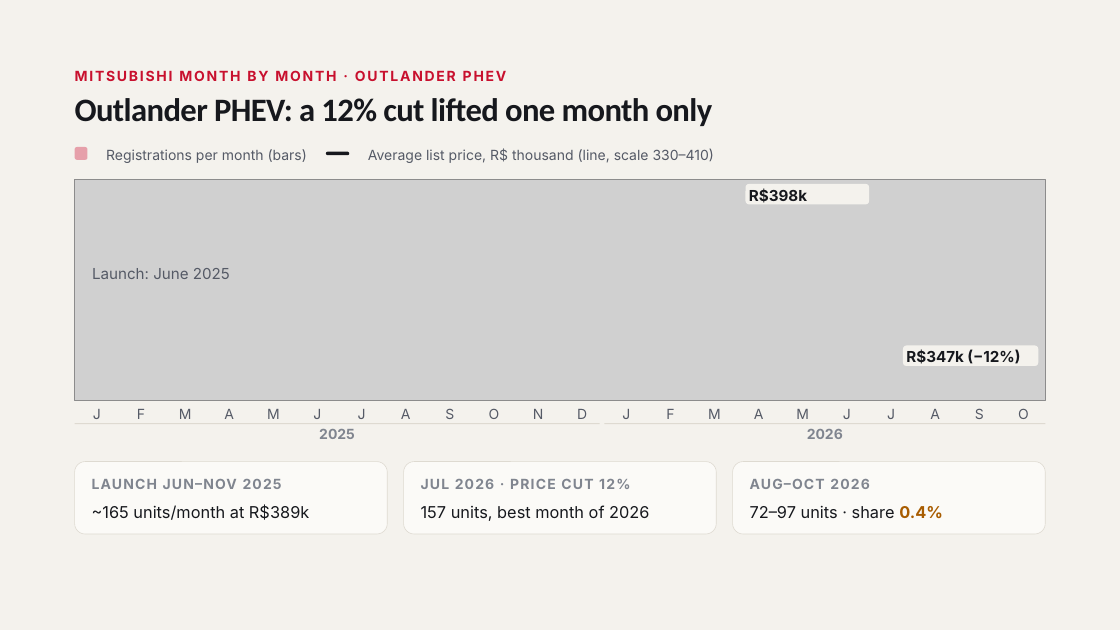
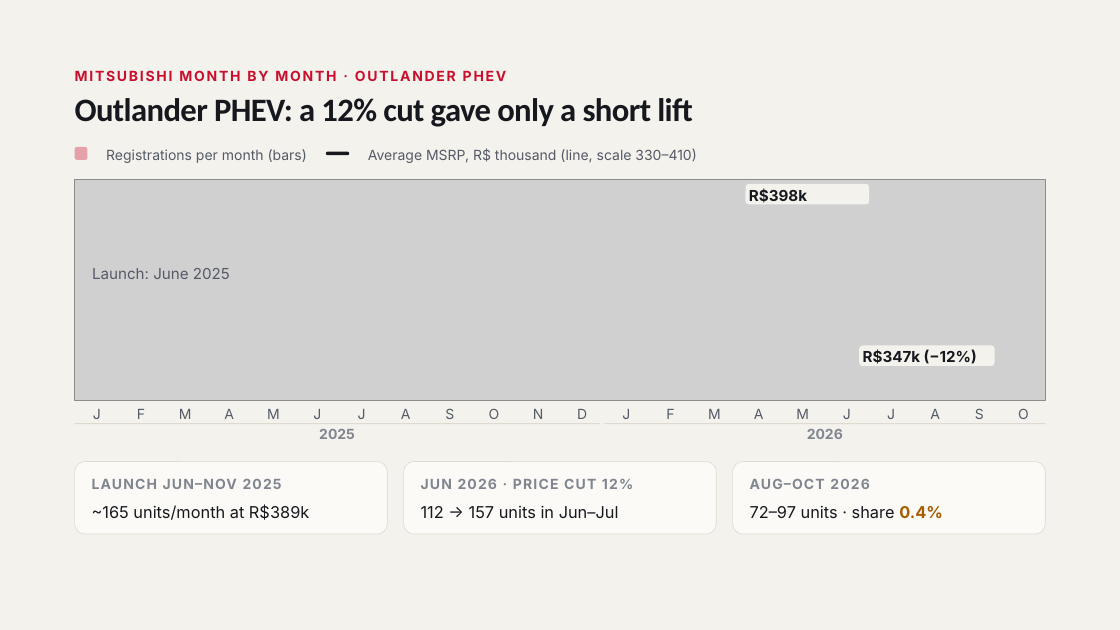
Before and after one commit to FLeone2/mercado-atlas, a slide deck: slide 39 of Mitsubishi_Brazil_Market_Network_Nov2026.pptx. Drawn at 1120x630 pixels with LibreOffice and Linux fonts; fonts in the diff are those of the drawing; grey boxes stand for pictures. Boxes give left, top, right and bottom in pixels: in the first picture for what was removed or moved away, otherwise in the second. Text is boxed around its words. In the diff, an @@ line names an element or a change of style, - is before the commit and + after.

```diff
--- a/Mitsubishi_Brazil_Market_Network_Nov2026.pptx
+++ b/Mitsubishi_Brazil_Market_Network_Nov2026.pptx
@@ text at <box>75,98,693,127</box>: text changed @@
-Outlander PHEV: a 12% cut lifted one month only
+Outlander PHEV: a 12% cut gave only a short lift
@@ text at <box>368,148,696,163</box>: text changed @@
-Average list price, R$ thousand (line, scale 330–410)
+Average MSRP, R$ thousand (line, scale 330–410)
@@ rounded rectangle: place and size @@
-rounded rectangle at <box>903,345,1038,365</box>
+rounded rectangle at <box>860,345,995,365</box>
@@ text "R$347k (−12%)": place and size @@
-text "R$347k (−12%)" at <box>906,349,1020,364</box>
+text "R$347k (−12%)" at <box>863,349,977,364</box>
@@ text at <box>421,479,633,489</box>: text changed @@
-JUL 2026 · PRICE CUT 12%
+JUN 2026 · PRICE CUT 12%
@@ text at <box>421,505,619,518</box>: text changed @@
-157 units, best month of 2026
+112 → 157 units in Jun–Jul
```
Also in this commit, not shown: 2 other slides changed, 1 other file.
